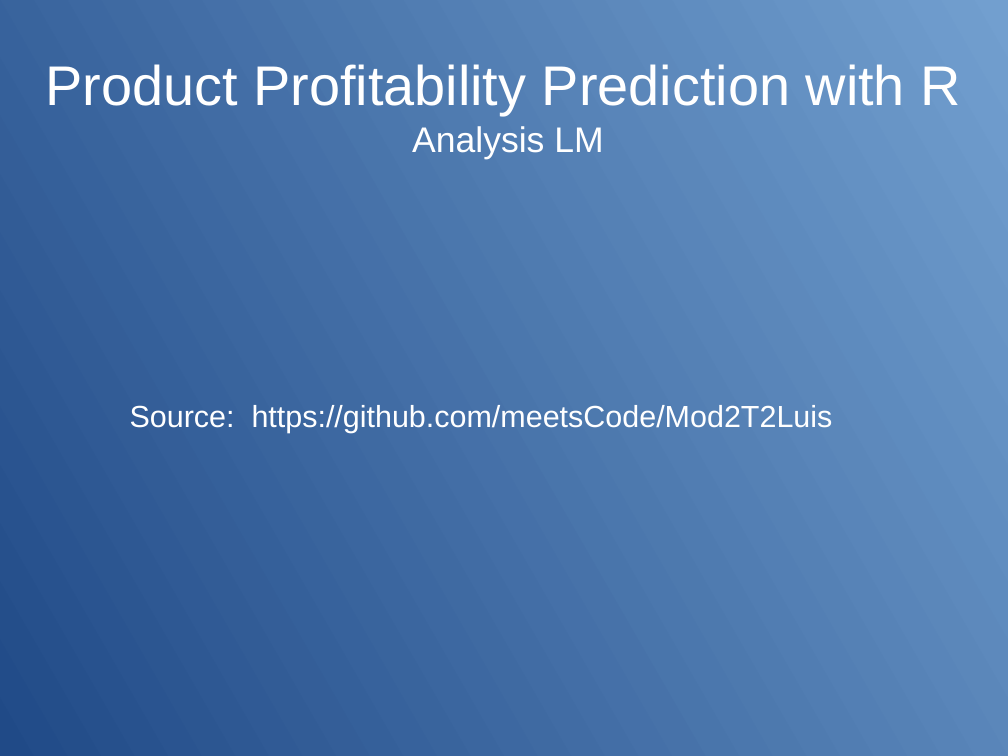
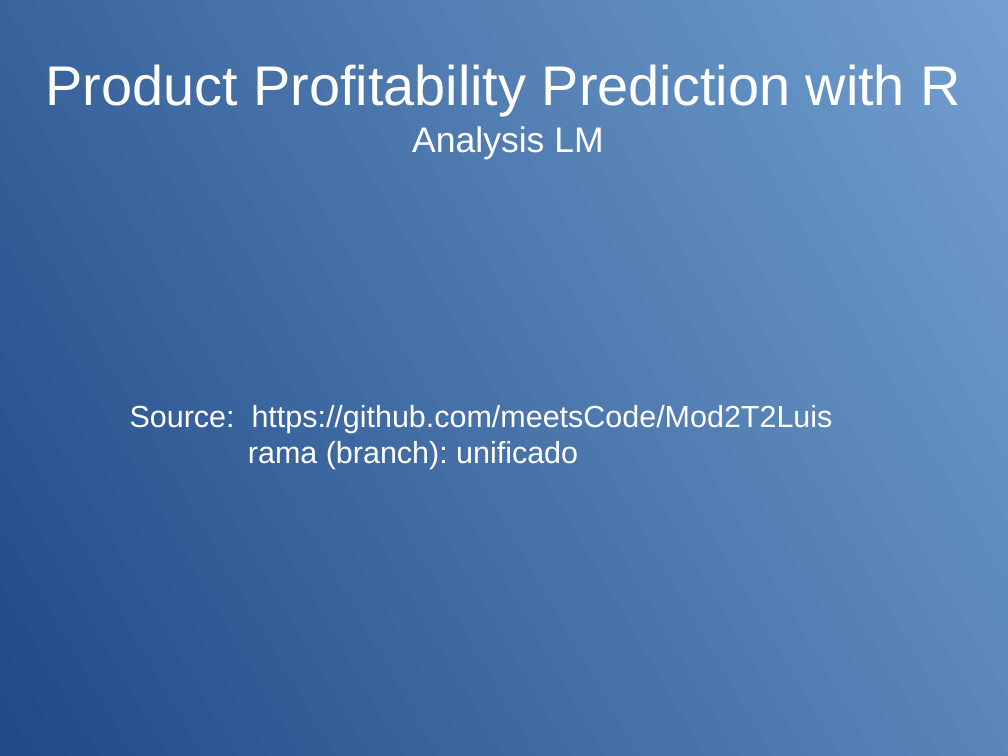
Before and after one commit to meetsCode/Mod2T2Luis, a slide deck: slide 9 of M2Task2present Luis Sanchez V1.odp. Drawn at 1008x756 pixels with LibreOffice and Linux fonts; fonts in the diff are those of the drawing. Boxes give left, top, right and bottom in pixels: in the first picture for what was removed or moved away, otherwise in the second. Text is boxed around its words. In the diff, an @@ line names an element or a change of style, - is before the commit and + after.

Commit message:
mejor esta que la anterior
Incluyo el detalle de la rama

```diff
--- a/M2Task2present Luis Sanchez V1.odp
+++ b/M2Task2present Luis Sanchez V1.odp
@@ subtitle at [248, 441, 578, 469]: paragraph added @@
+rama (branch): unificado
```
Also in this commit, not shown: 1 other file.
